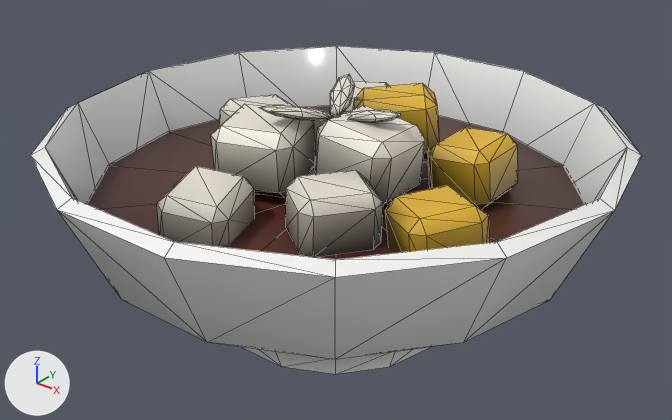
The glTF model public/models/modcar/items/meal_stew.glb as it was, and as the next commit left it.
Both versions are drawn from a camera (50 mm lens) standing at (0.1582, -0.1977, 0.1569) and looking at (0.0002, -0.0002, 0.0345). The lights are fixed; the arrows at lower left show +X, +Y and +Z. The older version comes first. Mesh edges are drawn as thin lines. Vertices at exactly the same position are counted once.

In view in the first picture: 'PART'.
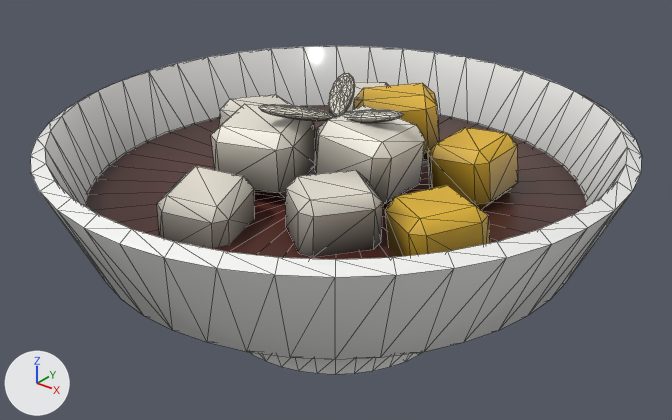
Location of each change, (x1, y1, x2, y2) in pixels of the pictures (672 x 420 px):
'PART', reshaped
    before: (31, 46, 642, 374)
    after: (30, 46, 642, 374)
part 1 of me_part, added
    after: (30, 46, 642, 374)
part 2 of me_part, built on
    before: (340, 76, 355, 115)
    after: (259, 73, 404, 123)

The edits, one by one:
me_part is used by ob_part; location (0.0, 0.0, 0.0).
me_part had 415 vertices, 774 faces and spanned x -0.085..0.085, y -0.083..0.083, z 0.0..0.07.
me_part now has 898 vertices, 1740 faces and spans x -0.085..0.085, y -0.085..0.085, z 0.0..0.07.
me_part part 1: 252 vertices added at x -0.084..0.084, y -0.085..0.085, z 0.0..0.062.
me_part part 2: 3 vertices moved within x -0.006..0.012, y 0.003..0.016, z 0.066..0.068; 231 vertices added at x -0.012..0.023, y -0.02..0.02, z 0.064..0.07.
